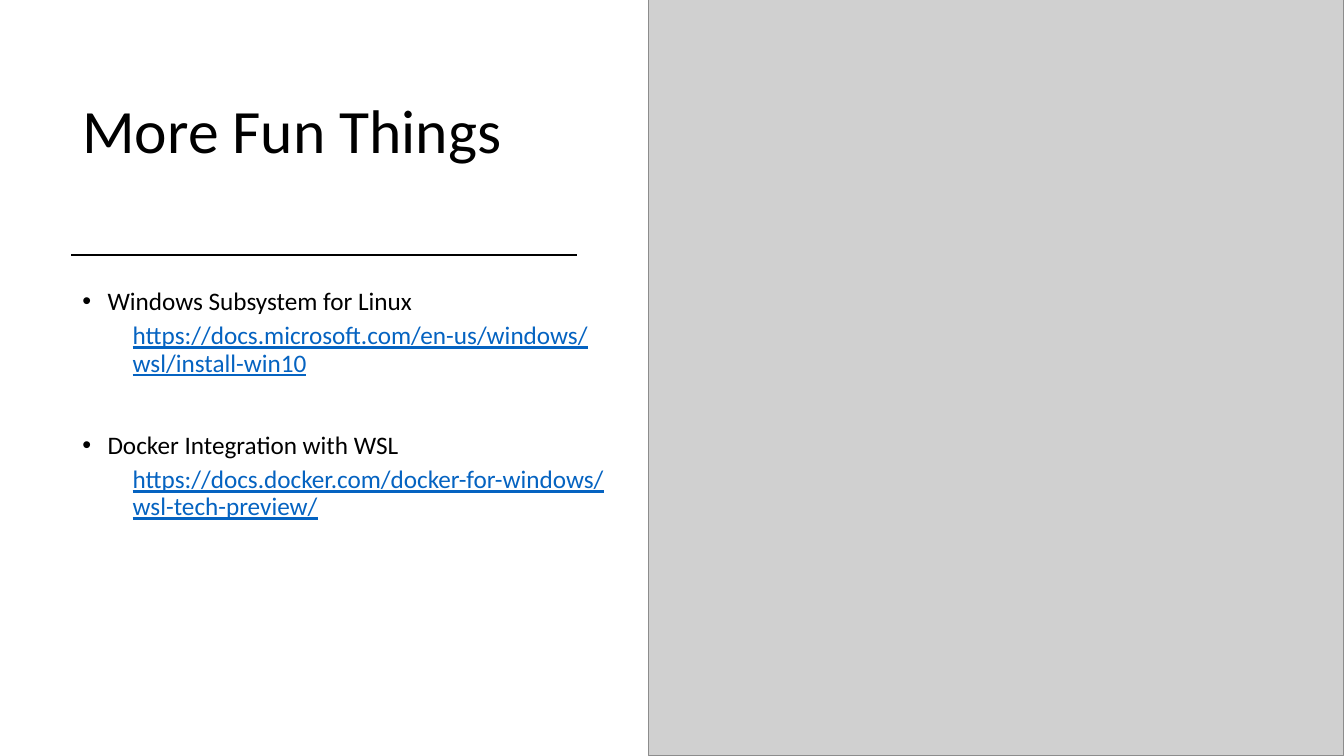
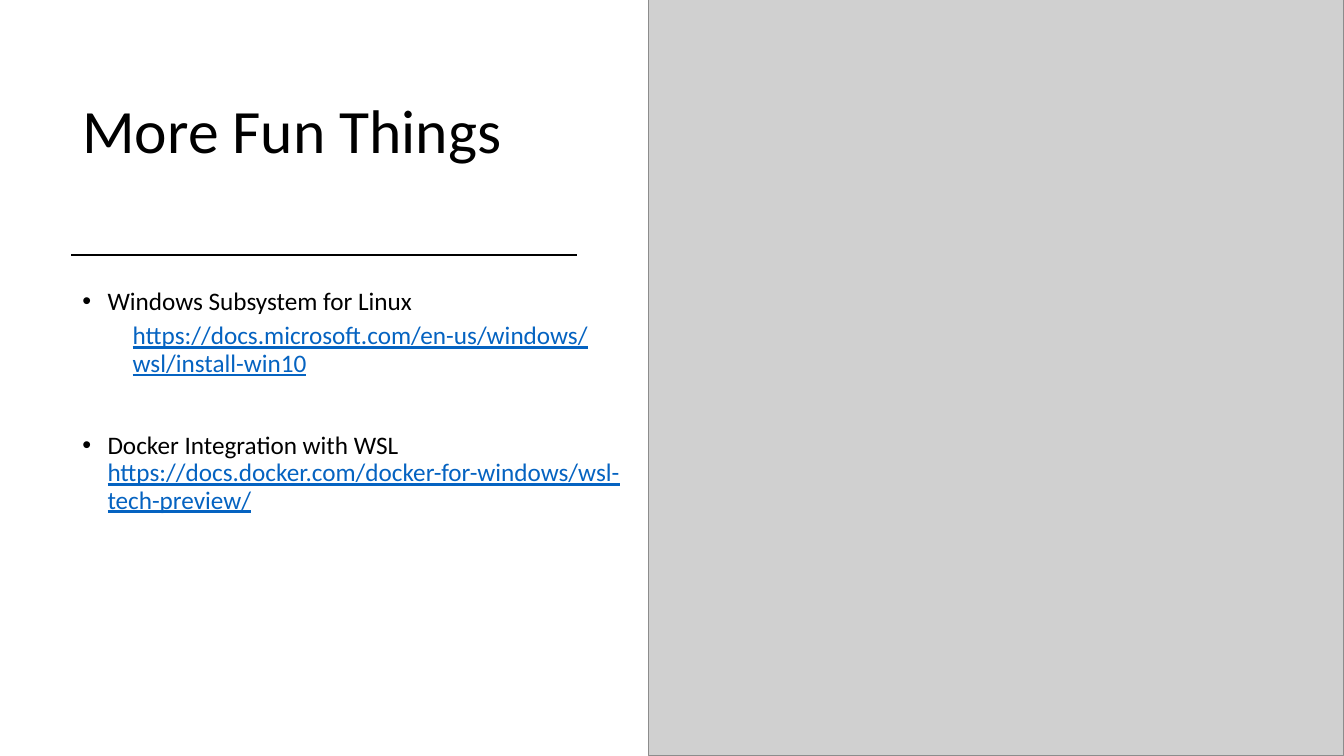
Before and after one commit to chlsmith/sql-on-docker, a slide deck: slide 13 of sql-on-docker.pptx (slide 15 before the commit). Drawn at 1344x756 pixels with LibreOffice and Linux fonts; fonts in the diff are those of the drawing; grey boxes stand for pictures. Boxes give left, top, right and bottom in pixels: in the first picture for what was removed or moved away, otherwise in the second. Text is boxed around its words. In the diff, an @@ line names an element or a change of style, - is before the commit and + after.

```diff
--- a/sql-on-docker.pptx
+++ b/sql-on-docker.pptx
@@ text at [108,436,620,513]: text changed @@
-• Docker Integration with WSL
-  https://docs.docker.com/docker-for-windows/wsl-tech-preview/
+• Docker Integration with WSL https://docs.docker.com/docker-for-windows/wsl-tech-preview/
```
Also in this commit, not shown: 4 other slides changed, 1 slide added, 2 slides removed.
